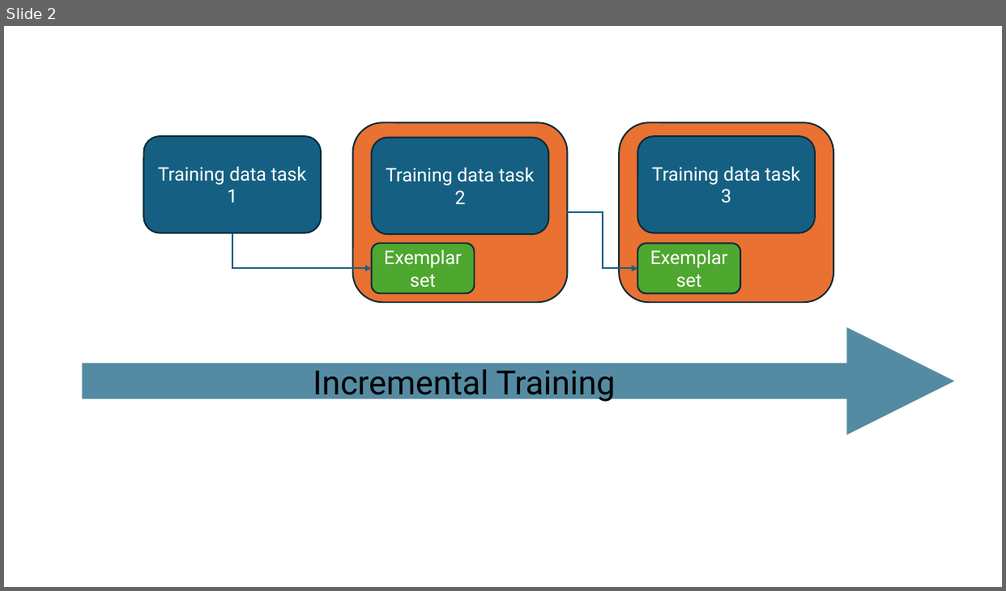
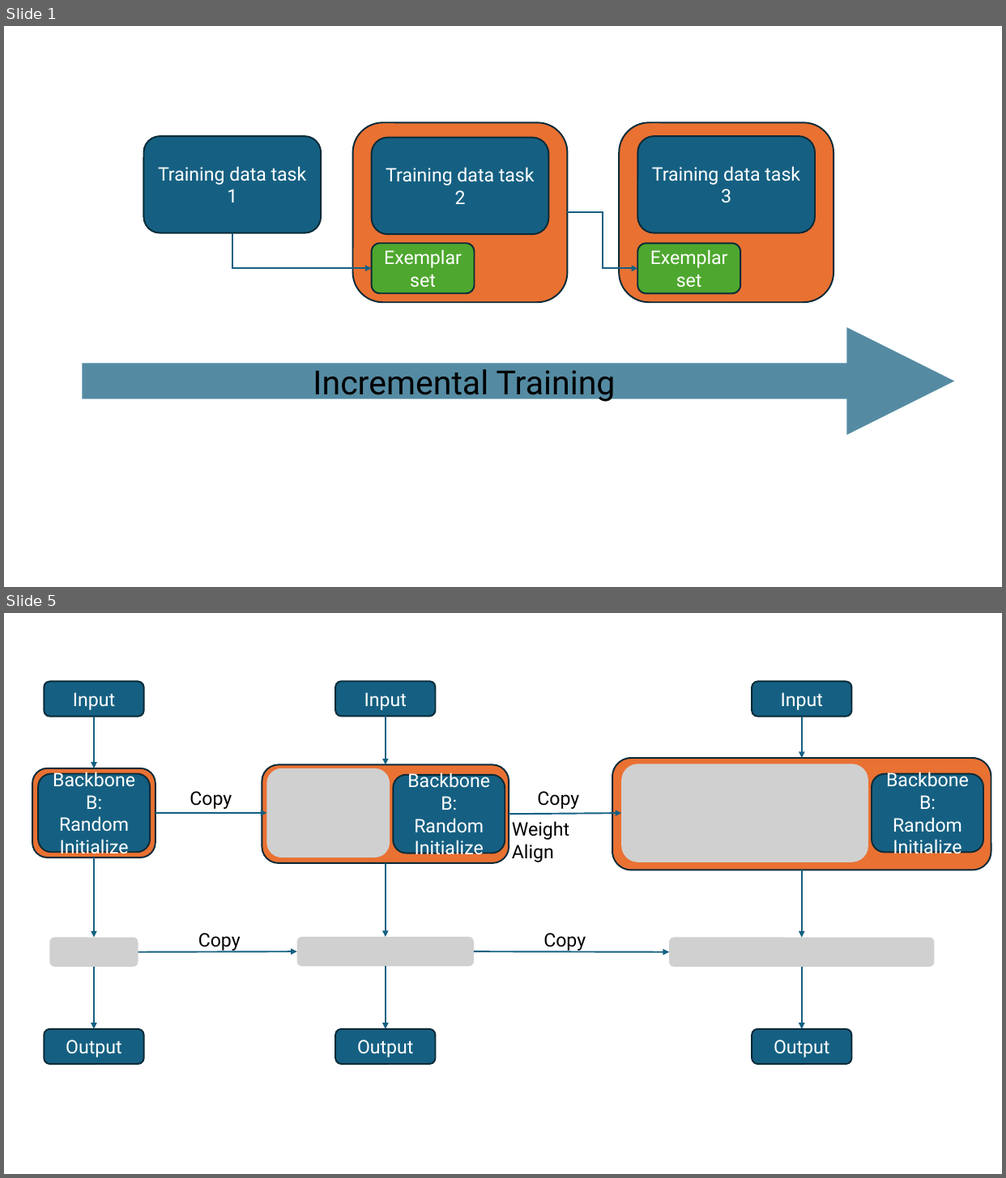
Before and after one commit to NguyenQuangMinh0504/CIL_NIDS, a slide deck: Media/Figure.pptx. Shown one above the other, each under a label of ours: slide 2 before the commit, slides 1 and 5 after it; the slides between them are not shown. The pictures are 1006x591 and 1006x1178 pixels, drawn with LibreOffice and Linux fonts; fonts in the diff are those of the drawing; grey boxes stand for pictures. Boxes give left, top, right and bottom in pixels: in the first picture for what was removed or moved away, otherwise in the second. Text is boxed around its words. In the diff, an @@ line names an element or a change of style, - is before the commit and + after.

```diff
--- a/Media/Figure.pptx
+++ b/Media/Figure.pptx
@@ slide 5 added at box(4, 613, 1002, 1174), background #FFFFFF @@
@@ group added at box(32, 681, 991, 1064): 13 arrows, 12 rounded rectangles, 5 pictures, 5 texts @@
+Backbone B: Random Initialize
+BackboneB: Random Initialize
+BackboneB: Random Initialize
+Copy
+Copy
+Weight Align
+Copy
+Copy
+Input
+Input
+Input
+Output
+Output
+Output
@@ what was slide 2 is now slide 1 @@
```
Also in this commit, not shown: 3 other slides added, 1 slide removed, 9 other files.
